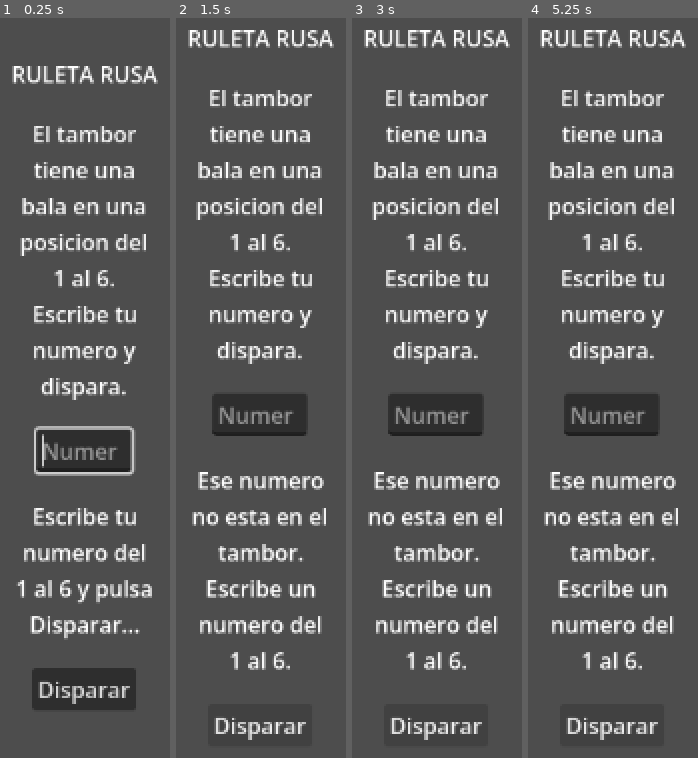
Above: before the commit, frames 1-4 (left to right).
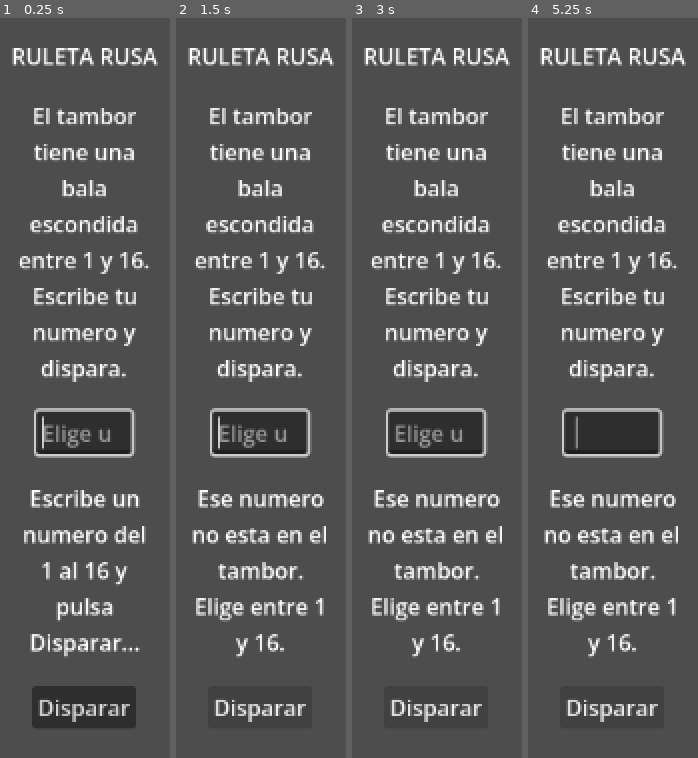
Above: after the commit, the same moments.

Repository: IzanVil/last-click-game
Game: Godot game, scene res://scenes/MainGame.tscn
Same seed, same stepped clock (60 frames per second), same inputs: the game is played once before the commit and once after it.
Inputs:
- Up to frame 1 (0.25 s): no input
- Up to frame 2 (1.5 s): click "Disparar" at 0.5 s; click "Disparar" at 1.25 s
- Up to frame 3 (3 s): click "Disparar" at 2 s; tap Enter at 2.75 s
- Up to frame 4 (5.25 s): tap Space at 3.5, 5 s; tap Enter at 4.25 s

The runs differ from the first frame. In frame 1, 28% of the frame differs, in the area x 7-93%, y 4-96%; in frame 2, 26%; in frame 3, 26%; in frame 4, 26%.

Commit message:
Add variable drum size and real randomness to Godot version
- Each round the drum size is a random value between 6 and 20 positions
- The bullet is placed at a fresh random position on every new round
- Validation adapts to the current drum size instead of a fixed range
- Player picks a number, fires, and a new random round starts after each shot

Diff:
--- a/2d/MainGame.gd
+++ b/2d/MainGame.gd
@@ -1,28 +1,48 @@
 extends Control
 
+const TAMANO_MIN := 6
+const TAMANO_MAX := 20
+
+var tamano_tambor : int
 var posicion_bala : int
 
 @onready var etiqueta_resultado : Label = $Centro/Columnas/Resultado
 @onready var entrada_numero : LineEdit = $Centro/Columnas/EntradaNumero
+@onready var etiqueta_instrucciones : Label = $Centro/Columnas/Instrucciones
+
+
 func _ready() -> void:
 	randomize()
-	posicion_bala = randi_range(1, 6)
-	etiqueta_resultado.text = "Escribe tu numero del 1 al 6 y pulsa Disparar..."
+	nueva_ronda()
+	entrada_numero.text_submitted.connect(func(_texto): _on_disparar_btn_pressed())
+
+
+func nueva_ronda() -> void:
+	tamano_tambor = randi_range(TAMANO_MIN, TAMANO_MAX)
+	posicion_bala = randi_range(1, tamano_tambor)
+	etiqueta_instrucciones.text = "El tambor tiene una bala escondida entre 1 y " + str(tamano_tambor) + ". Escribe tu numero y dispara."
+	etiqueta_resultado.text = "Escribe un numero del 1 al " + str(tamano_tambor) + " y pulsa Disparar..."
 	entrada_numero.clear()
 	entrada_numero.grab_focus()
-	entrada_numero.text_submitted.connect(func(_texto): _on_disparar_btn_pressed())
+	print("\n--- RULETA RUSA ---")
+	print("Nueva ronda: bala entre 1 y ", tamano_tambor, ".")
+
+
 func _on_disparar_btn_pressed() -> void:
 	var numero : int = entrada_numero.text.to_int()
-	if numero < 1 or numero > 6:
-		etiqueta_resultado.text = "Ese numero no esta en el tambor. Escribe un numero del 1 al 6."
+	if numero < 1 or numero > tamano_tambor:
+		etiqueta_resultado.text = "Ese numero no esta en el tambor. Elige entre 1 y " + str(tamano_tambor) + "."
+		entrada_numero.clear()
+		entrada_numero.grab_focus()
 		return
 
 	if numero == posicion_bala:
 		etiqueta_resultado.text = "BOOM. La bala estaba en " + str(posicion_bala) + ". Acertaste de lleno. Perdiste."
 		print("💥 BOOM. La bala estaba en ", posicion_bala, ". Perdiste.")
+		await get_tree().create_timer(1.5).timeout
+		nueva_ronda()
 	else:
-		etiqueta_resultado.text = "Click. Solo un cartucho vacio. Sobreviviste a la posicion " + str(numero) + "."
-		print("👉 Click. Sobreviviste a la posicion ", numero, ".")
-
-	entrada_numero.text = ""
-	entrada_numero.grab_focus()
+		etiqueta_resultado.text = "Click. Solo un cartucho vacio. La bala estaba en " + str(posicion_bala) + " y tu elegiste " + str(numero) + ". Sobreviviste."
+		print("👉 Click. La bala estaba en ", posicion_bala, ". Sobreviviste a la posicion ", numero, ".")
+		await get_tree().create_timer(1.5).timeout
+		nueva_ronda()
--- a/2d/scenes/MainGame.tscn
+++ b/2d/scenes/MainGame.tscn
@@ -31,19 +31,19 @@
 
 [node name="Instrucciones" type="Label" parent="Centro/Columnas"]
 layout_mode = 2
-text = "El tambor tiene una bala en una posicion del 1 al 6. Escribe tu numero y dispara."
+text = "El tambor tiene una bala escondida. Escribe tu numero y dispara."
 horizontal_alignment = 1
 autowrap_mode = 2
 
 [node name="EntradaNumero" type="LineEdit" parent="Centro/Columnas"]
 layout_mode = 2
-tooltip_text = "Escribe un numero del 1 al 6"
-placeholder_text = "Numero del 1 al 6"
+tooltip_text = "Escribe un numero"
+placeholder_text = "Elige un numero"
 size_flags_horizontal = 4
 
 [node name="Resultado" type="Label" parent="Centro/Columnas"]
 layout_mode = 2
-text = "Escribe tu numero del 1 al 6 y pulsa Disparar..."
+text = "La partida va a empezar..."
 horizontal_alignment = 1
 autowrap_mode = 3
 
